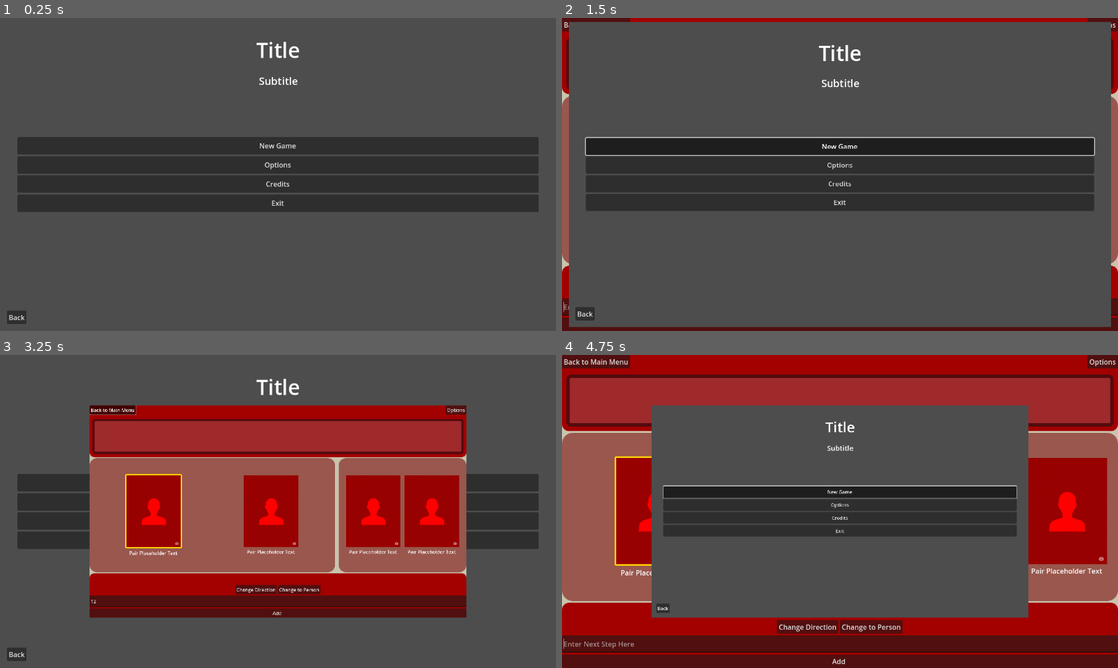
Above: before the commit, frames 1-4 (two rows, left to right).
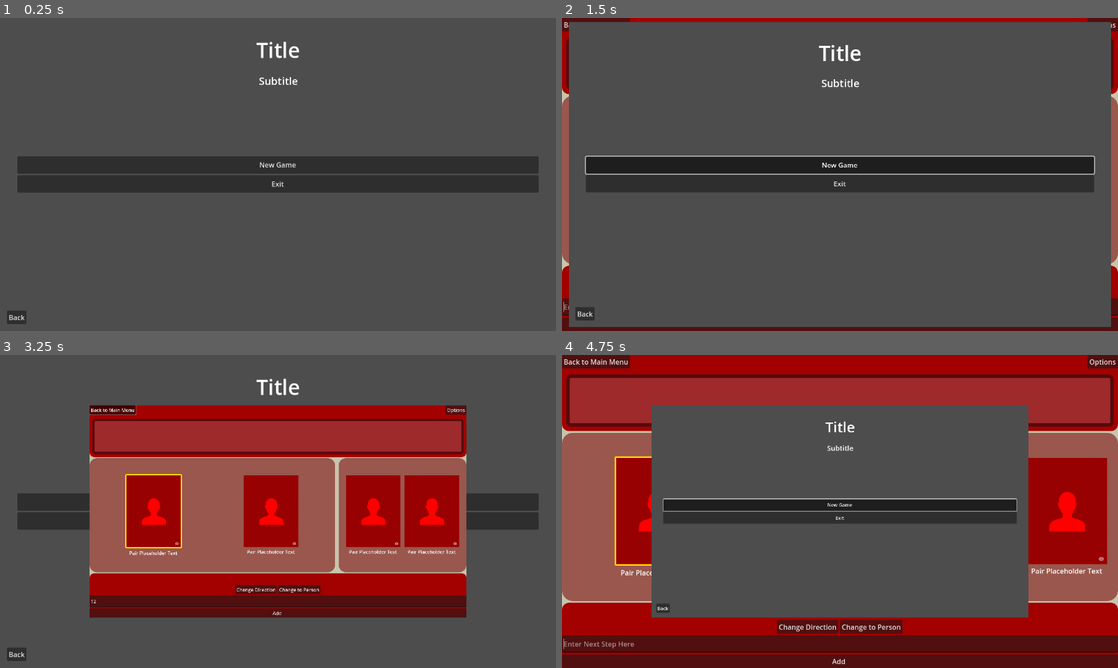
Above: after the commit, the same moments.

Repository: PlanetAriumGameStudio/movie-bluff-gameapp
Game: Godot game, scene res://scenes/menus/main_menu/main_menu.tscn
Two runs of this game, one before a commit and one after it. Both use one fixed random seed, a clock stepped at 60 frames per second and the inputs below. This scene is started directly instead of the project's main scene.
Inputs (mouse positions are in pixels of both pictures, inside the frame that each line leads up to):
- Up to frame 1 (0.25 s): no input
- Up to frame 2 (1.5 s): click "Back" at 0.5 s; click "New Game" at 1.25 s
- Up to frame 3 (3.25 s): click (278, 642) at 2.02 s; type "12" at 2.1 s; click "Back to Main Menu" at 2.75 s
- Up to frame 4 (4.75 s): click "New Game" at 3.5 s; click "New Game" at 4.25 s

The runs differ from the first frame. In frame 1, 10% of the frame differs, in the area x 3-97%, y 38-62%; in frame 2, 11%, in the area x 4-96%, y 38-62%; in frame 3, 2.9%; in frame 4, 5.3%.
Error before the commit: Invalid access to property or key 'images' on a base object of type 'Nil'. (res://scripts/menus/main_menu.gd:16)

Commit message:
feat: add client secret API key to requests, minor clean up

Diff:
--- a/scenes/menus/main_menu/main_menu.tscn
+++ b/scenes/menus/main_menu/main_menu.tscn
@@ -1,11 +1,7 @@
-[gd_scene load_steps=3 format=3 uid="uid://cmex6wp7ewj41"]
+[gd_scene load_steps=2 format=3 uid="uid://cmex6wp7ewj41"]
 
 [ext_resource type="PackedScene" uid="uid://bmtakdh44464q" path="res://core/scenes/menus/main_menu/main_menu.tscn" id="1_kx65a"]
-[ext_resource type="Script" uid="uid://dqhoas3fswheu" path="res://scripts/menus/main_menu.gd" id="2_flk2s"]
 
 [node name="MainMenu" instance=ExtResource("1_kx65a")]
-script = ExtResource("2_flk2s")
 game_scene_path = "uid://7qt1dp4hjbjs"
 options_packed_scene = null
-
-[node name="HTTPRequest" type="HTTPRequest" parent="." index="5"]
--- a/scripts/global_scripts/bluff_client.gd
+++ b/scripts/global_scripts/bluff_client.gd
@@ -31,6 +31,7 @@
 
 	# Get the standard "Authorization: Bearer <token>" header from our login manager.
 	var headers = LoginManager.get_auth_header()
+	headers.append("X-API-Key: %s" % Globals.API_SECRET_KEY)
 	# Add Content-Type for requests that have a body.
 	if method == HTTPClient.METHOD_POST or method == HTTPClient.METHOD_PUT:
 		headers.append("Content-Type: application/json")
@@ -46,4 +47,6 @@
 
 func _on_config_received(result, response_code, headers, body):
 	var json = JSON.parse_string(body.get_string_from_utf8())
+	Globals.set_movie_poster_sizes(json["images"]["poster_sizes"])
+	Globals.set_person_profile_sizes(json["images"]["profile_sizes"])
 	Globals.set_image_base_url(json["images"]["base_url"])
--- a/scripts/global_scripts/globals.gd
+++ b/scripts/global_scripts/globals.gd
@@ -4,10 +4,12 @@
 @onready var RNG:RandomNumberGenerator = RandomNumberGenerator.new()
 @onready var BLUFF_API_BASE_ADDRESS:String = "http://127.0.0.1"
 @onready var BLUFF_API_PORT:int = 8080
+@onready var API_SECRET_KEY = "another-very-secret-key-for-local-dev-that-is-long-enough"
 
 @onready var IMAGE_BASE_URL = ""
 @onready var MOVIE_POSTER_SIZES = []
 @onready var PERSON_PROFILE_SIZES = []
+
 
 func set_image_base_url(image_base:String):
 	IMAGE_BASE_URL = image_base
--- a/scripts/global_scripts/login_manager.gd
+++ b/scripts/global_scripts/login_manager.gd
@@ -95,14 +95,16 @@
 # --- Public API ---
 
 func login(email, password):
-	var headers = ["Content-Type: application/json"]
+	var headers = _get_api_key_header()
+	headers.append("Content-Type: application/json")
 	var body = JSON.stringify({"email": email, "password": password})
 	var error = _login_request.request(SERVER_BASE_URL + "/auth/login", headers, HTTPClient.METHOD_POST, body)
 	if error != OK:
 		emit_signal("login_failed", "An error occurred while trying to connect.")
 
 func register(email, password, display_name):
-	var headers = ["Content-Type: application/json"]
+	var headers = _get_api_key_header()
+	headers.append("Content-Type: application/json")
 	var body = JSON.stringify({"email": email, "password": password, "displayName": display_name})
 	var error = _register_request.request(SERVER_BASE_URL + "/auth/register", headers, HTTPClient.METHOD_POST, body)
 	if error != OK:
@@ -119,7 +121,8 @@
 	# While not strictly necessary for this endpoint, it's good practice.
 	# TODO: Double check the need for this
 	_google_url_request.max_redirects = 0
-	var error = _google_url_request.request(SERVER_BASE_URL + "/auth/google/url")
+	var headers = _get_api_key_header()
+	var error = _google_url_request.request(SERVER_BASE_URL + "/auth/google/url", headers)
 	if error != OK:
 		print("Error initiating login request: %s" % error)
 		emit_signal("google_login_failed", "Could not connect to the server.")
@@ -130,7 +133,8 @@
 
 	print("Polling for status with state: %s" % _google_login_state)
 	var url = "%s/auth/poll/%s" % [SERVER_BASE_URL, _google_login_state]
-	_google_poll_request.request(url)
+	var headers = _get_api_key_header()
+	_google_poll_request.request(url, headers)
 
 # --- Signal Handlers for HTTPRequest ---
 func _on_login_request_completed(result, response_code, headers, body):
@@ -244,6 +248,7 @@
 			# Verify the token is still valid with the server by making a call
 			# to a protected endpoint like /api/me.
 			var headers = get_auth_header()
+			headers.append_array(_get_api_key_header())
 			_verify_token_request.request(SERVER_BASE_URL + "/me", headers, HTTPClient.METHOD_GET)
 		else:
 			auth_status = AuthStatus.NOT_LOGGED_IN
@@ -264,34 +269,6 @@
 	_clear_saved_token()
 	prints("Logged out and session cleared.")
 
-# --- Making Authenticated Requests ---
-
-# TODO: move this somewhere?
-# A helper to make authenticated API calls.
-# Returns the HTTPRequest node so the caller can connect to its 'request_completed' signal.
-#func make_authenticated_request(endpoint: String, method: int = HTTPClient.METHOD_GET, body: String = "") -> HTTPRequest:
-	#var request = HTTPRequest.new()
-	#add_child(request) # The node must be in the scene tree to work
-#
-	#if not is_logged_in():
-		#printerr("Cannot make authenticated request: not logged in.")
-		## The caller should check the return value and handle this case.
-		#return null
-#
-	#var url = SERVER_BASE_URL + endpoint
-	#var headers = [
-		#"Authorization: Bearer " + _jwt_token,
-		#"Content-Type: application/json"
-	#]
-	#
-	## The request node will be freed once the request is completed.
-	#request.request_completed.connect(func(result, response_code, headers, body):
-		#request.queue_free()
-	#)
-#
-	#request.request(url, headers, method, body)
-	#return request
-
 func _on_polling_timeout():
 	if _is_polling:
 		print("Login flow timed out after %d seconds." % POLLING_TIMEOUT_SECONDS)
@@ -308,6 +285,9 @@
 		_timeout_timer.stop()
 		_google_login_state = ""
 
+func _get_api_key_header() -> PackedStringArray:
+	return ["X-API-Key: %s" % Globals.API_SECRET_KEY]
+
 func get_auth_header() -> PackedStringArray:
 	if _jwt_token.is_empty():
 		return []
--- a/scripts/menus/main_menu.gd
+++ /dev/null
@@ -1,19 +0,0 @@
-extends MainMenu
-
-@onready var httpReq:HTTPRequest = $HTTPRequest
-
-const config_api_format_string = "%s:%s/api/config"
-var session_token: String = ""
-
-func _ready():
-	httpReq.request_completed.connect(_get_config, ConnectFlags.CONNECT_ONE_SHOT)
-	var err = httpReq.request(config_api_format_string % [Globals.BLUFF_API_BASE_ADDRESS, Globals.BLUFF_API_PORT])
-	if err != OK:
-		push_error(err)
-
-func _get_config(result, response_code, headers, body):
-	var json = JSON.parse_string(body.get_string_from_utf8())
-	Globals.set_movie_poster_sizes(json["images"]["poster_sizes"])
-	Globals.set_person_profile_sizes(json["images"]["profile_sizes"])
-	Globals.set_image_base_url(json["images"]["base_url"])
-	print("Config from API set")
Not shown, removed: scripts/menus/main_menu.gd.uid
